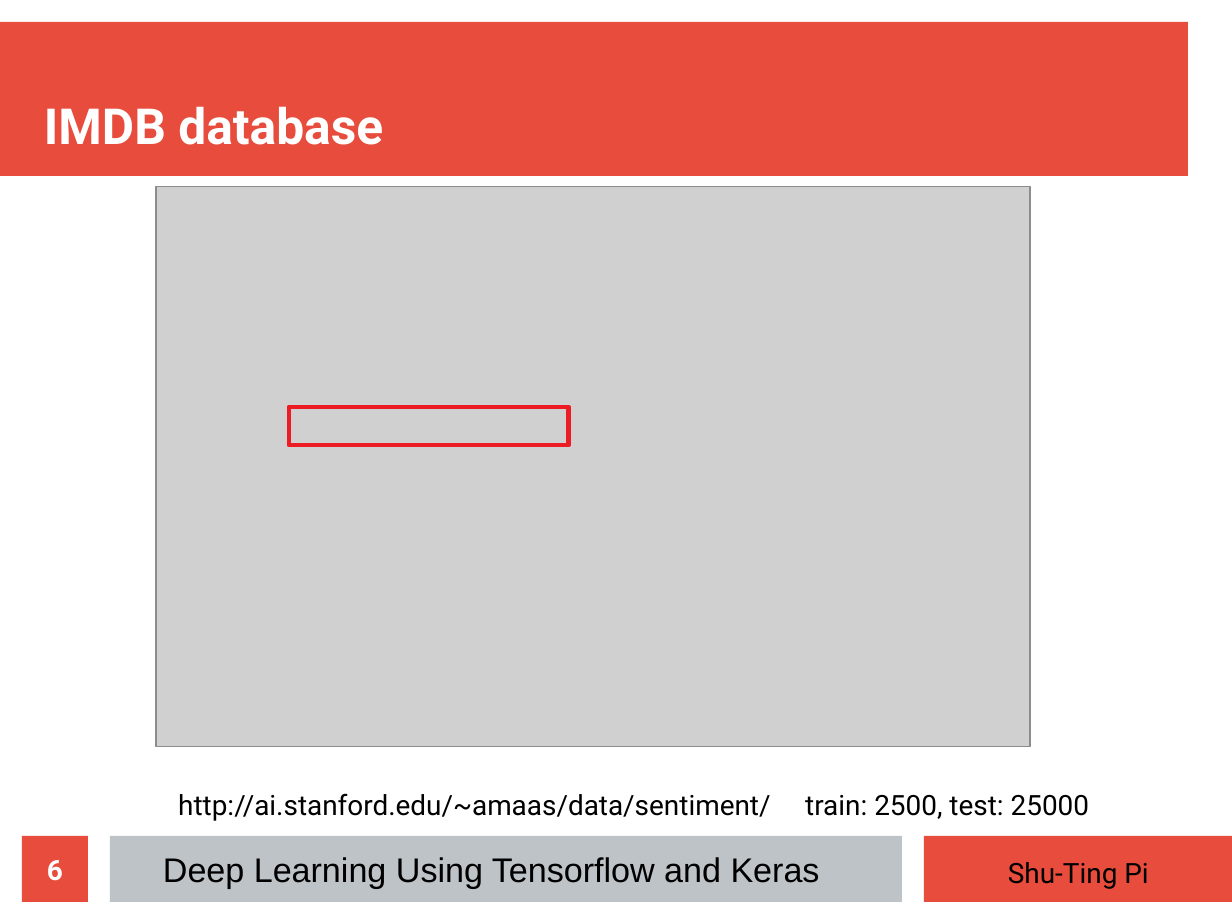
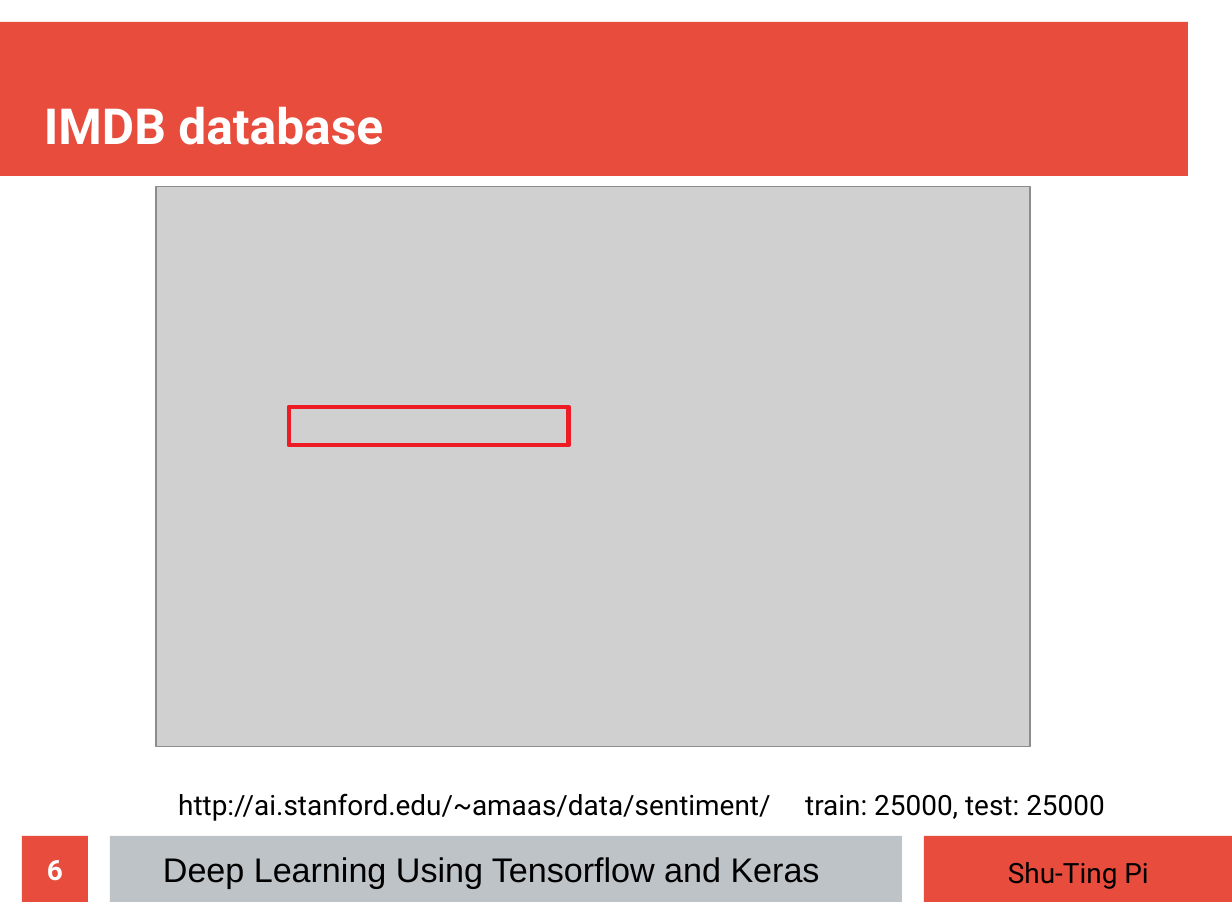
Before and after one commit to pipidog/MLclass, a slide deck: slide 6 of slide/slide08 (Natural Language Processing).odp. Drawn at 1232x924 pixels with LibreOffice and Linux fonts; fonts in the diff are those of the drawing; grey boxes stand for pictures. Boxes give left, top, right and bottom in pixels: in the first picture for what was removed or moved away, otherwise in the second. Text is boxed around its words. In the diff, an @@ line names an element or a change of style, - is before the commit and + after.

```diff
--- a/slide/slide08 (Natural Language Processing).odp
+++ b/slide/slide08 (Natural Language Processing).odp
@@ text at <box>178,793,1104,821</box>: text changed @@
-http://ai.stanford.edu/~amaas/data/sentiment/ train: 2500, test: 25000
+http://ai.stanford.edu/~amaas/data/sentiment/ train: 25000, test: 25000
```
Also in this commit, not shown: 3 other slides changed, 11 other files.
